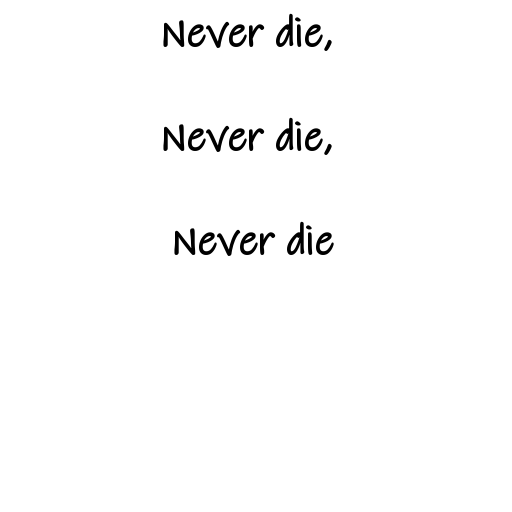
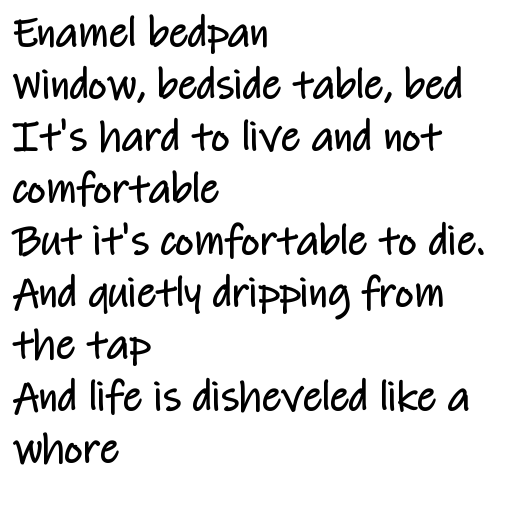
Layered file, before and after one edit (512x512). Changes by layer:
hid "Never die, ..." over box(163, 13, 334, 256)
showed "Enamel bedpan ...", painted on it over box(11, 13, 484, 465)
